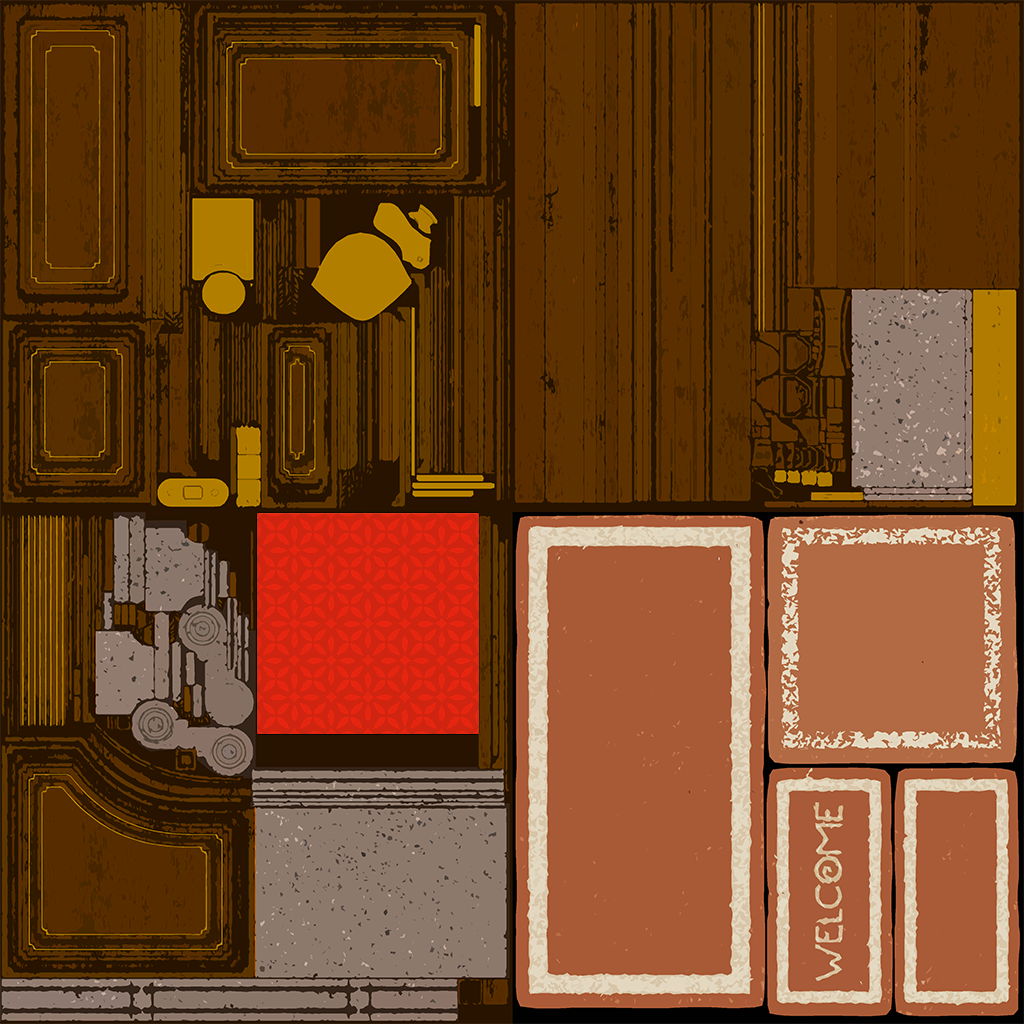
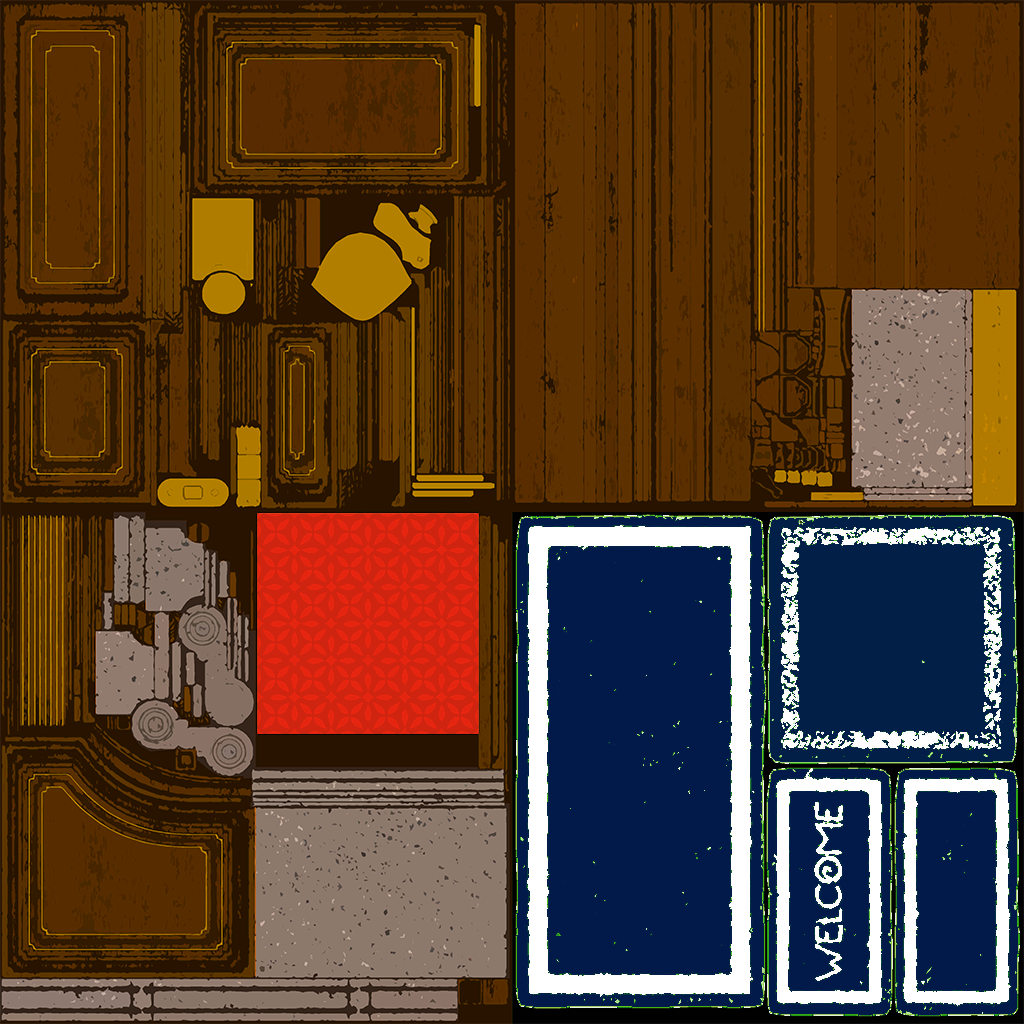
Two versions of the same layered image (1024 x 1024). Layer-by-layer changes:
added layer "Layer 9" above "Layer 10" over [515, 514, 1020, 1016]
added layer "Layer 10" above "Layer 1" over [516, 515, 1020, 1016]
painted on "Layer 1" over [512, 512, 1021, 1024]
